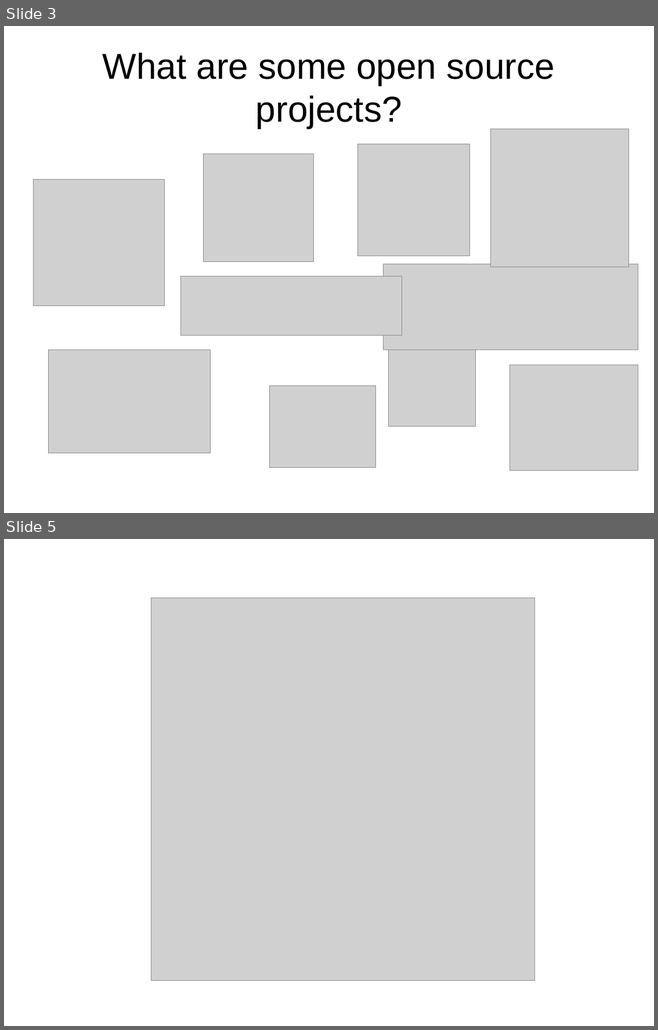
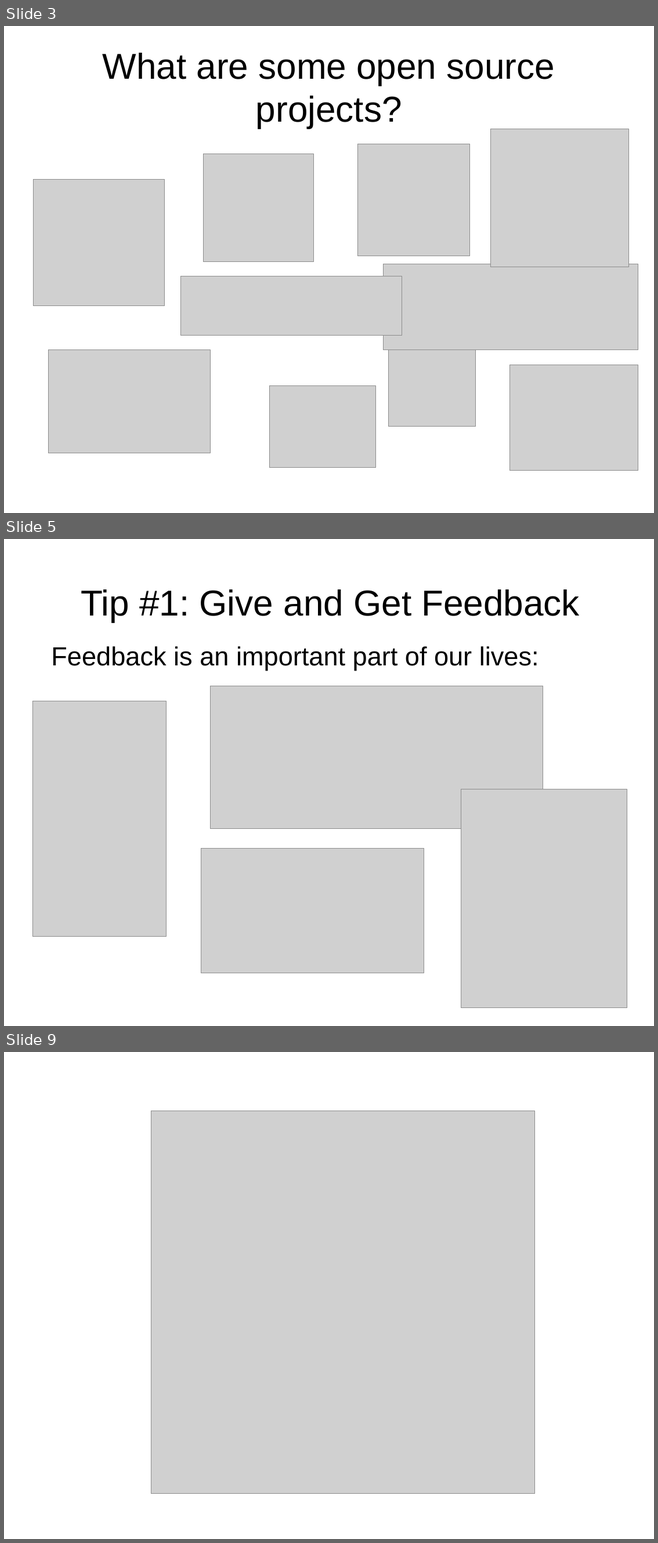
Before and after one commit to openhatch/open-source-comes-to-campus, a slide deck: curriculum/presentations/standard_slides.odp. Shown one above the other, each under a label of ours: slides 3 and 5 before the commit, slides 3, 5 and 9 after it; the slides between them are not shown. The pictures are 658x1030 and 658x1543 pixels, drawn with LibreOffice and Linux fonts; fonts in the diff are those of the drawing; grey boxes stand for pictures. Boxes give left, top, right and bottom in pixels: in the first picture for what was removed or moved away, otherwise in the second. Text is boxed around its words. In the diff, an @@ line names an element or a change of style, - is before the commit and + after.

```diff
--- a/curriculum/presentations/standard_slides.odp
+++ b/curriculum/presentations/standard_slides.odp
@@ slide 5 added at bbox=[4, 539, 654, 1026], background #FFFFFF @@
@@ title added at bbox=[81, 589, 579, 622], 44 pt, text #000000 @@
+Tip #1: Give and Get Feedback
@@ text added at bbox=[51, 646, 539, 671], 32 pt, text #000000 @@
+Feedback is an important part of our lives:
@@ picture added at bbox=[210, 686, 543, 829] @@
@@ picture added at bbox=[33, 701, 166, 937] @@
@@ picture added at bbox=[461, 790, 627, 1008] @@
@@ picture added at bbox=[201, 849, 424, 973] @@
@@ what was slide 5 is now slide 9 @@
```
Also in this commit, not shown: 3 slides changed, 4 other slides added, 2 slides removed.
